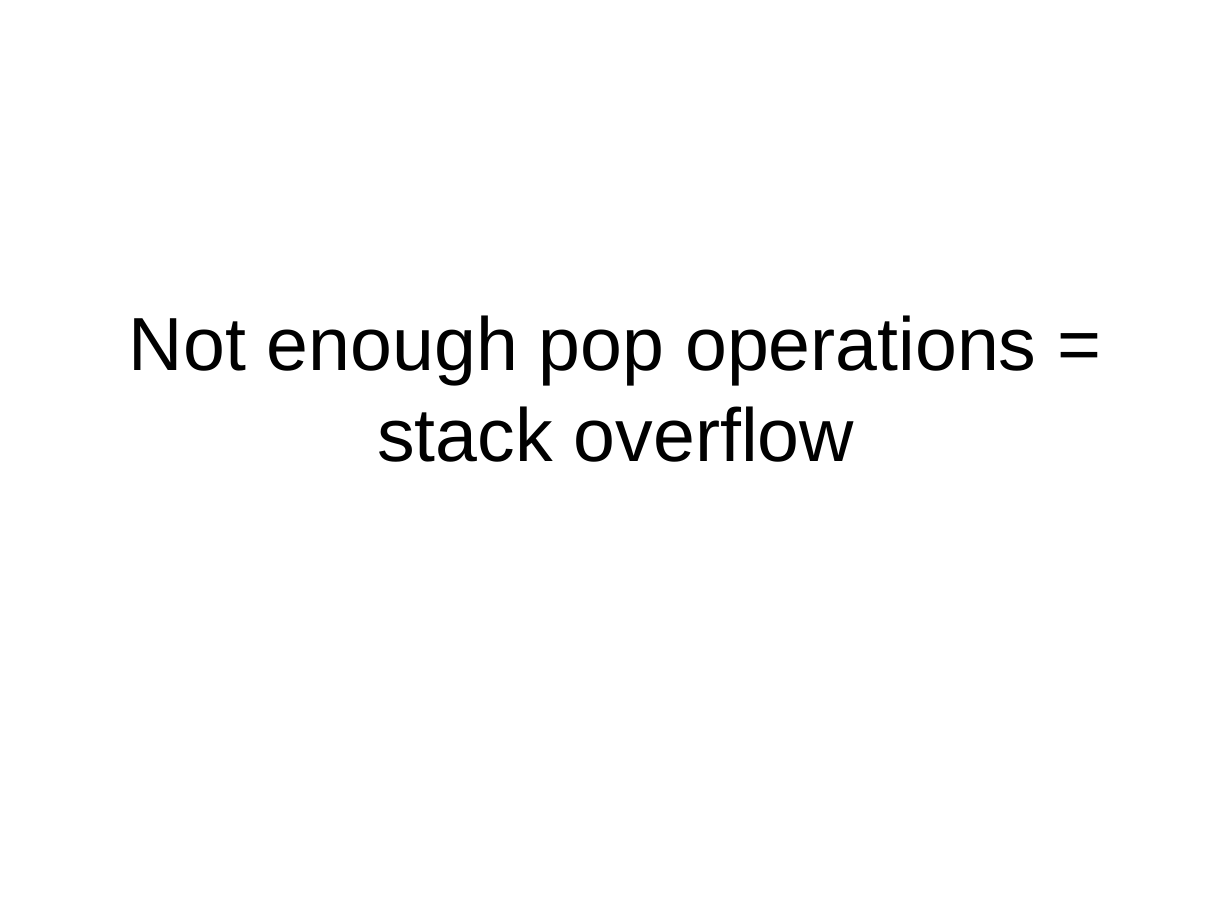
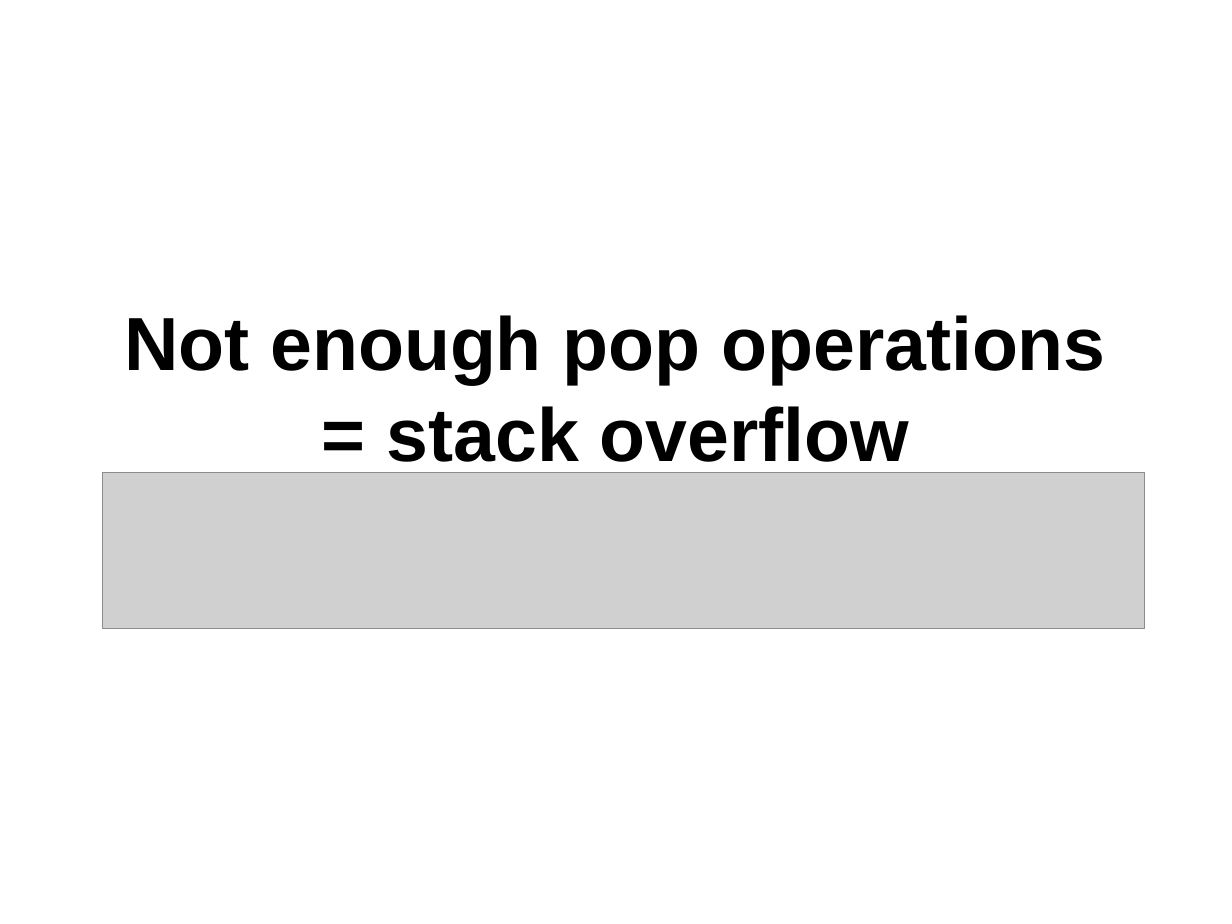
Before and after one commit to philiplaureano/ILRewritingTalk, a slide deck: slide 10 of Ten Simple Rules for Rewriting IL.ppt. Drawn at 1232x924 pixels with LibreOffice and Linux fonts; fonts in the diff are those of the drawing; grey boxes stand for pictures. Boxes give left, top, right and bottom in pixels: in the first picture for what was removed or moved away, otherwise in the second. Text is boxed around its words. In the diff, an @@ line names an element or a change of style, - is before the commit and + after.

```diff
--- a/Ten Simple Rules for Rewriting IL.ppt
+++ b/Ten Simple Rules for Rewriting IL.ppt
@@ title "Not enough pop operations = ..." at (124, 315, 1105, 475): bold on @@
@@ picture added at (102, 472, 1145, 628) @@
```
Also in this commit, not shown: 12 other slides changed, 2 slides added, 4 other files.
